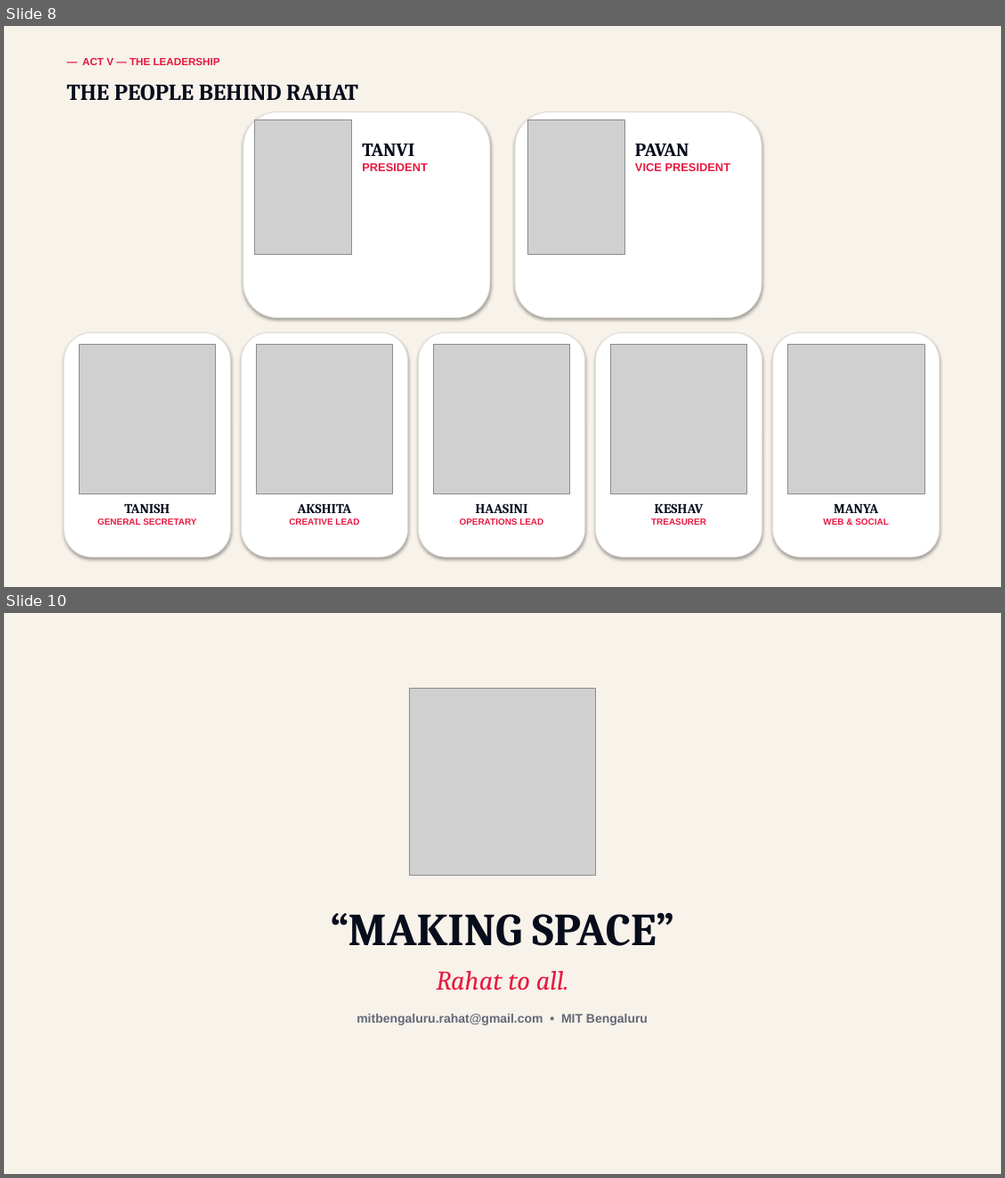
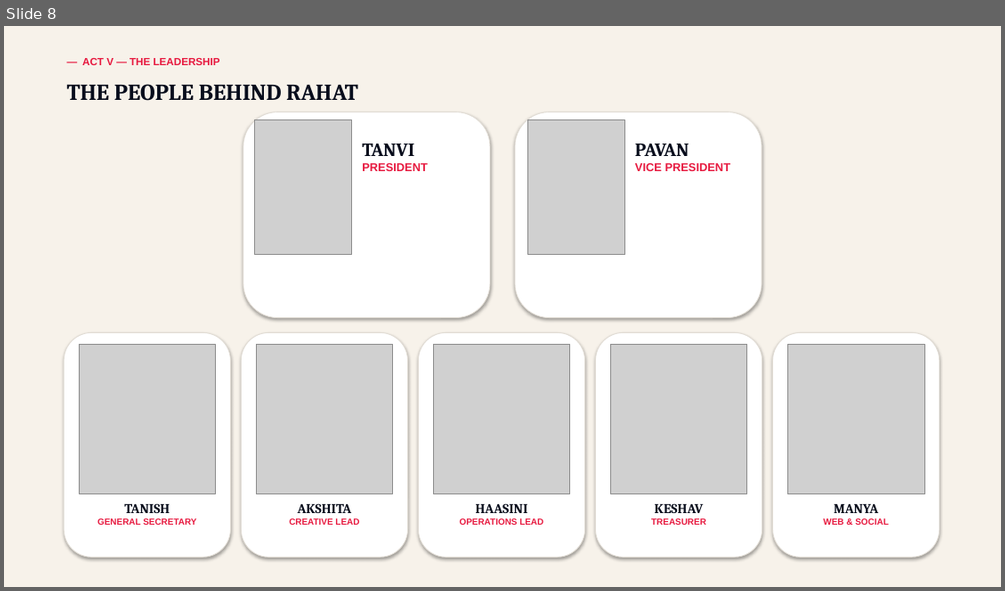
Before and after one commit to PavanAksshay/rahat, a slide deck: RAHAT_Inauguration_Presentation.pptx. Shown one above the other, each under a label of ours: slides 8 and 10 before the commit, slide 8 after it; the slides between them are not shown. The pictures are 1005x1178 and 1005x591 pixels, drawn with LibreOffice and Linux fonts; fonts in the diff are those of the drawing; grey boxes stand for pictures. Boxes give left, top, right and bottom in pixels: in the first picture for what was removed or moved away, otherwise in the second. Text is boxed around its words. In the diff, an @@ line names an element or a change of style, - is before the commit and + after.

```diff
--- a/RAHAT_Inauguration_Presentation.pptx
+++ b/RAHAT_Inauguration_Presentation.pptx
@@ slide 10 removed at <box>4,613,1001,1174</box>, background #F7F2EA @@
@@ picture removed at <box>409,688,596,875</box> @@
@@ text removed at <box>330,913,674,1025</box> @@
-“MAKING SPACE”
-Rahat to all.
-mitbengaluru.rahat@gmail.com • MIT Bengaluru
```
Also in this commit, not shown: 2 slides changed, 1 slide added, 5 other files.
